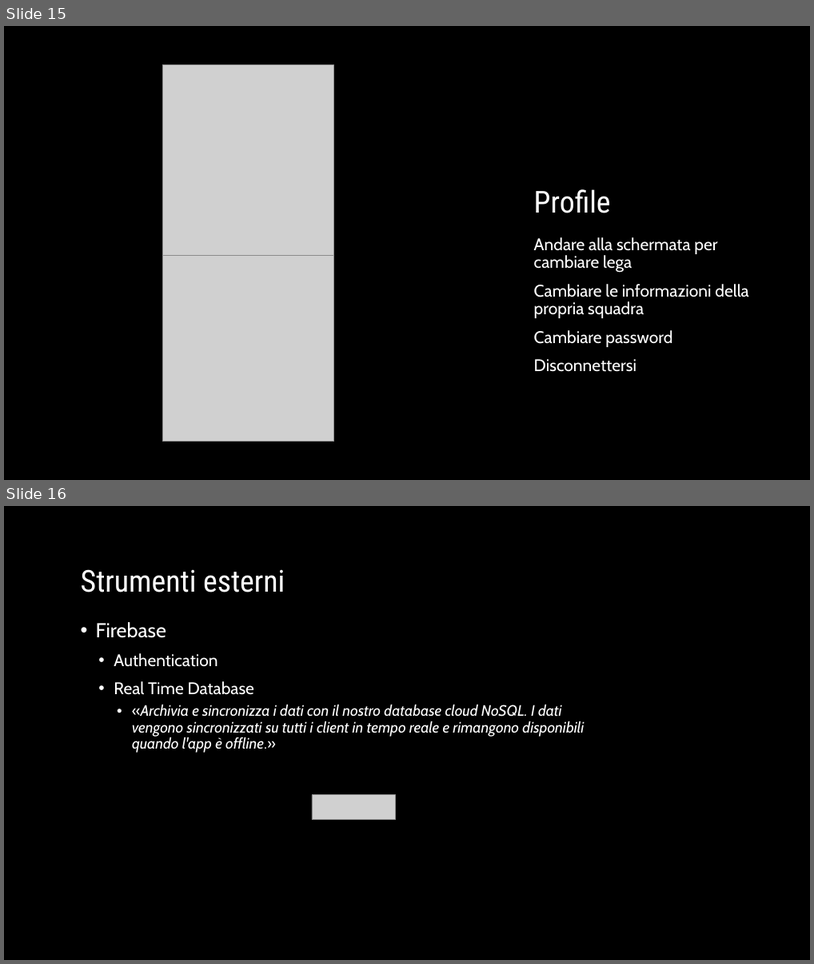
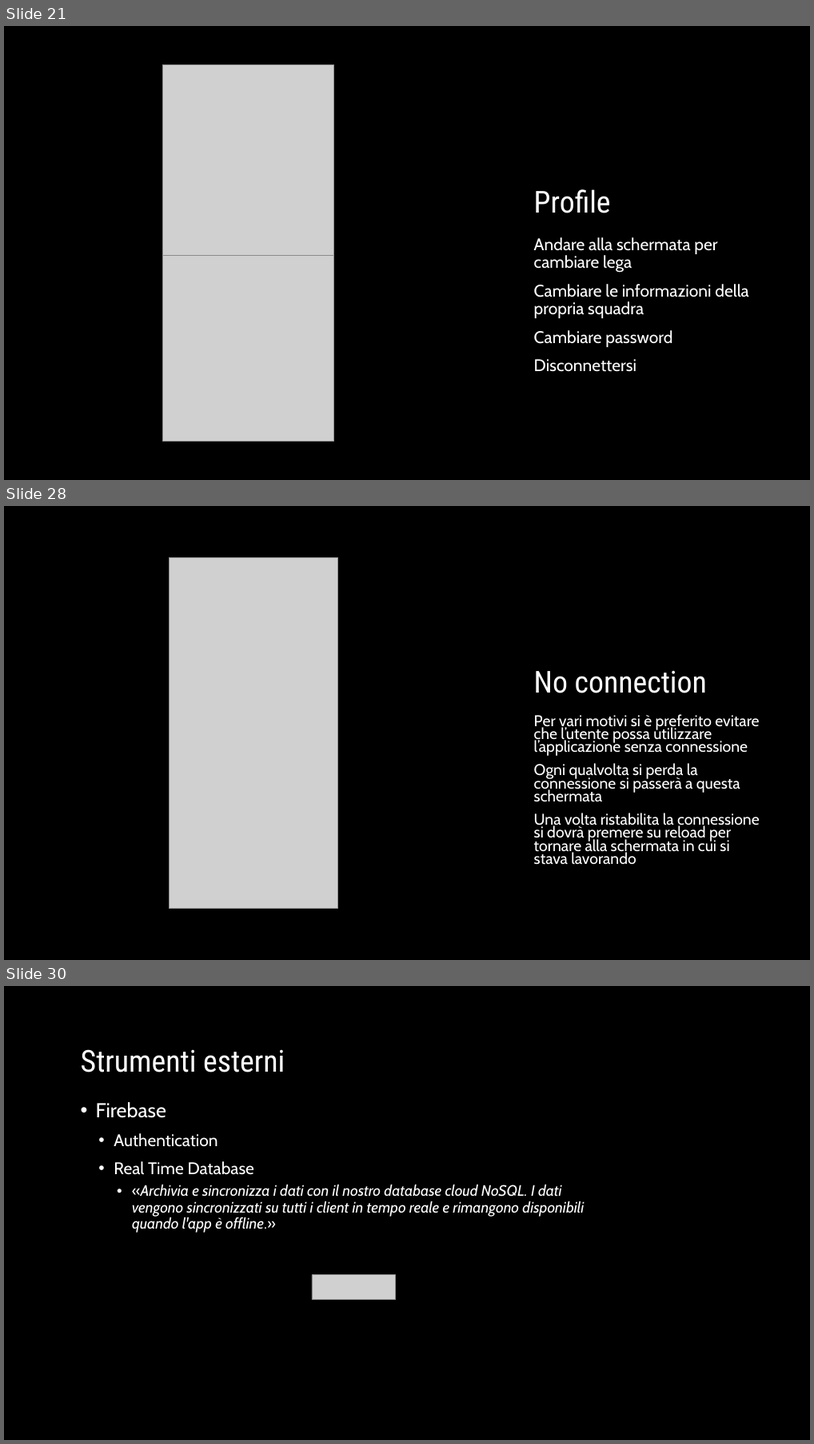
Before and after one commit to GiovanniMarchetto/Fantabasket, a slide deck: Fanta-basket.pptx. Shown one above the other, each under a label of ours: slides 15 and 16 before the commit, slides 21, 28 and 30 after it; the slides between them are not shown. The pictures are 814x964 and 814x1444 pixels, drawn with LibreOffice and Linux fonts; fonts in the diff are those of the drawing; grey boxes stand for pictures; background and template pictures are left out. Boxes give left, top, right and bottom in pixels: in the first picture for what was removed or moved away, otherwise in the second. Text is boxed around its words. In the diff, an @@ line names an element or a change of style, - is before the commit and + after.

```diff
--- a/Fanta-basket.pptx
+++ b/Fanta-basket.pptx
@@ slide 28 added at (x1=4, y1=506, x2=810, y2=960), background picture (left out); not listed: 1 template element that a slide beside it also shows @@
@@ picture added at (x1=169, y1=557, x2=338, y2=908) @@
@@ title added at (x1=534, y1=670, x2=707, y2=693), 36 pt, text #FFFFFF @@
+No connection
@@ text added at (x1=534, y1=714, x2=760, y2=864), 18.5 pt, text #FFFFFF @@
+Per vari motivi si è preferito evitare che l’utente possa utilizzare l’applicazione senza connessione
+Ogni qualvolta si perda la connessione si passerà a questa schermata
+Una volta ristabilita la connessione si dovrà premere su reload per tornare alla schermata in cui si stava lavorando
@@ what was slide 15 is now slide 21 @@
@@ what was slide 16 is now slide 30 @@
```
Also in this commit, not shown: 4 slides changed, 13 other slides added, 8 other files.
